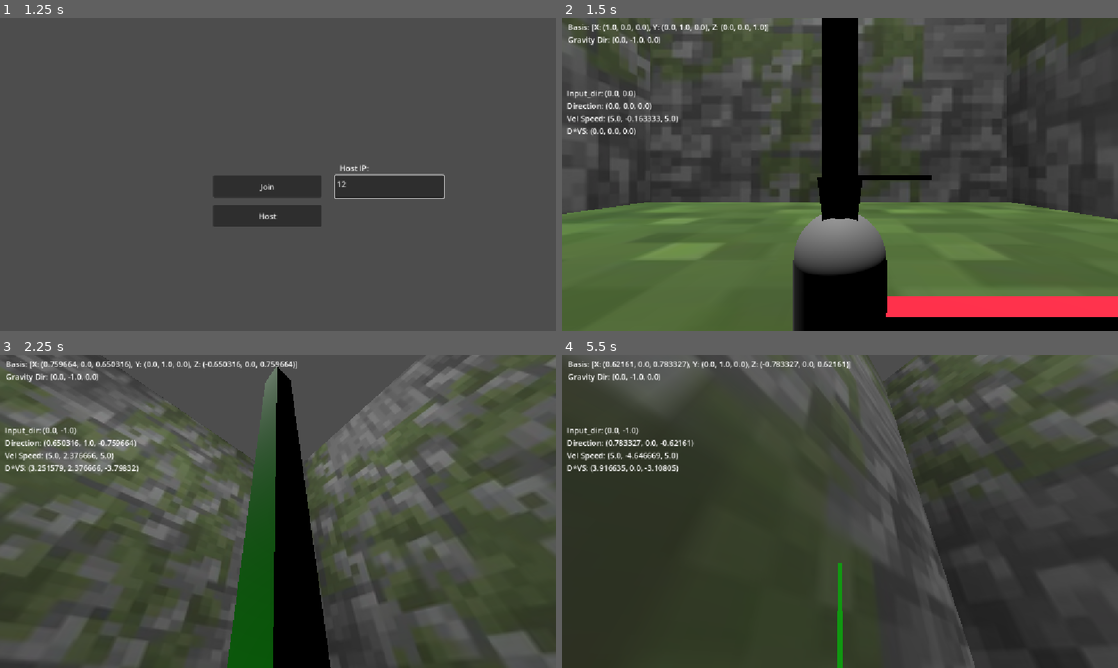
Above: before the commit, frames 1-4 (two rows, left to right).
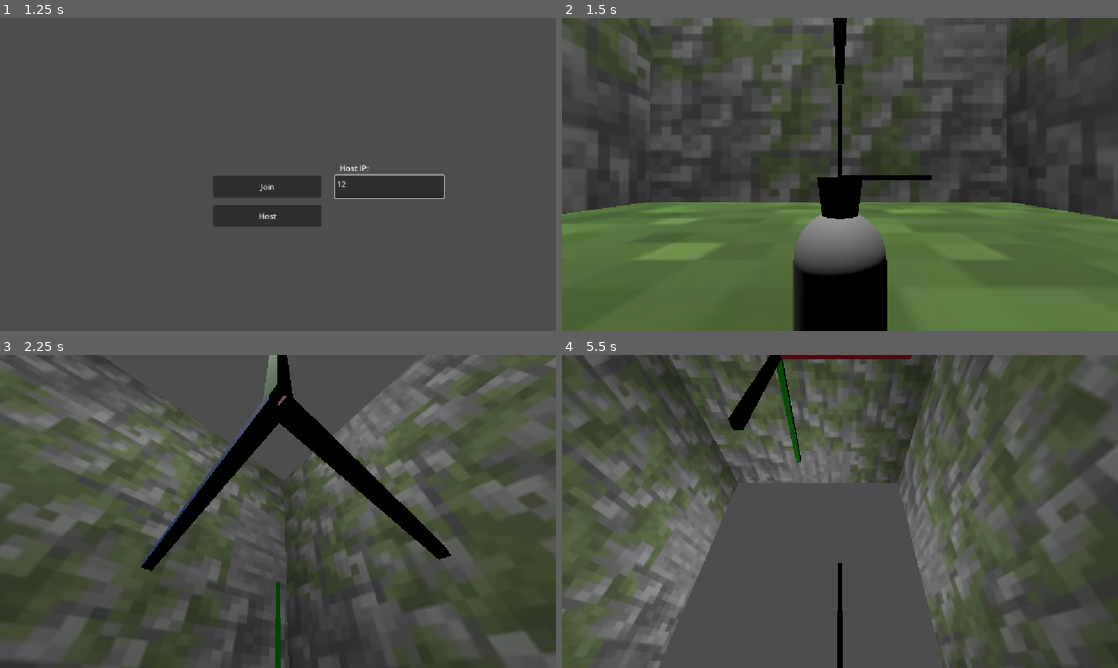
Above: after the commit, the same moments.

Repository: erlewa/bug-box
Game: Godot game, scene res://scenes/main_menu.tscn
Two runs of this game, one before a commit and one after it. Both use one fixed random seed, a clock stepped at 60 frames per second and the inputs below.
Inputs (mouse positions are in pixels of both pictures, inside the frame that each line leads up to):
- Up to frame 1 (1.25 s): click (389, 187) at 0.52 s; type "12" at 0.6 s
- Up to frame 2 (1.5 s): click "Host" at 1.25 s
- Up to frame 3 (2.25 s): tap Enter (ui_accept) at 2 s; move the mouse to (305, 511) at 2.02 s; hold W (up) from 2.03 s (still down)
- Up to frame 4 (5.5 s): keep holding W (up); tap Enter (ui_accept) at 2.27, 3.02, 4.52, 5.27 s; move the mouse to (812, 511) at 2.77 s; move the mouse to (851, 505) at 3.52 s; move the mouse to (834, 517) at 4.27 s; move the mouse to (878, 514) at 5.02 s

Frame 1 is identical in both runs. In frame 2, 8.5% of the frame differs, in the area x 0-100%, y 0-100%; in frame 3, 16%; in frame 4, 66%.

Commit message:
feat: jumping works on walls, occasional gravity bug sends player flying upwards

Diff:
--- a/bug-box/project.godot
+++ b/bug-box/project.godot
@@ -55,6 +55,11 @@
 "events": [Object(InputEventKey,"resource_local_to_scene":false,"resource_name":"","device":-1,"window_id":0,"alt_press …(195 unchanged characters)…
 ]
 }
+debug_mode={
+"deadzone": 0.2,
+"events": [Object(InputEventKey,"resource_local_to_scene":false,"resource_name":"","device":-1,"window_id":0,"alt_pressed":false,"shift_pressed":false,"ctrl_pressed":false,"meta_pressed":false,"pressed":false,"keycode":0,"physical_keycode":96,"key_label":0,"unicode":96,"location":0,"echo":false,"script":null)
+]
+}
 
 [physics]
 
--- a/bug-box/scenes/level_0.tscn
+++ b/bug-box/scenes/level_0.tscn
@@ -104,4 +104,4 @@
 script = ExtResource("1_7wnc2")
 
 [node name="AxisDebug" parent="." unique_id=1792255886 instance=ExtResource("4_uijja")]
-transform = Transform3D(7.16, 0, 0, 0, 7.16, 0, 0, 0, 7.16, 0, 0, 0)
+transform = Transform3D(7.16, 0, 0, 0, 7.16, 0, 0, 0, 7.16, 0, 5.987464, 0)
--- a/bug-box/scenes/player.tscn
+++ b/bug-box/scenes/player.tscn
@@ -57,6 +57,8 @@
 target_position = Vector3(0, 0, -1)
 
 [node name="Debug" type="Control" parent="." unique_id=159988412]
+unique_name_in_owner = true
+visible = false
 layout_mode = 3
 anchors_preset = 0
 offset_right = 40.0
--- a/bug-box/scripts/player.gd
+++ b/bug-box/scripts/player.gd
@@ -5,6 +5,7 @@
 @onready var ray_cast_3d: RayCast3D = %RayCast3D
 @onready var basis_label: Label = %BasisLabel
 @onready var physics_label: Label = %PhysicsLabel
+@onready var debug: Control = %Debug
 
 const SPEED = 5.0
 const JUMP_VELOCITY = 4.5
@@ -39,6 +40,9 @@
 		"Basis: " + str(global_transform.basis) +
 		"\nGravity Dir: " + str(gravity_dir)
 	)
+	if Input.is_action_just_pressed("debug_mode"):
+		debug.visible = !debug.visible
+
 
 func _physics_process(delta: float) -> void:
 	if !(local):
@@ -75,9 +79,9 @@
 	if !(ray_cast_3d.is_colliding()):
 		return
 
-	gravity_dir = ray_cast_3d.get_collision_normal().normalized()
+	gravity_dir = ray_cast_3d.get_collision_normal().normalized() * -1
 	velocity = Vector3(0.0, 0.0, 0.0)
-	vel_speed.y = 0
+	vel_speed = Vector3(SPEED, SPEED, SPEED)
 
 	var obj = ray_cast_3d.get_collider()
 	ray_cast_3d.enabled = false
@@ -93,6 +97,8 @@
 	)
 	tween.tween_callback(
 		func():
+			up_direction = global_transform.basis.y
+			apply_floor_snap()
 			await get_tree().create_timer(0.5).timeout
 			ray_cast_3d.enabled = true
 	)
@@ -107,24 +113,23 @@
 
 	_update_camera(delta)
 
-
-	var direction := (global_transform.basis * Vector3(input_dir.x, 0, input_dir.y)).normalized()
-
 	# Handle jump.
 	if jump and is_on_floor():
-		direction.y = 1.0
-		vel_speed.y = JUMP_VELOCITY
+		vel_speed = abs(global_transform.basis.x * SPEED) + global_transform.basis.y * JUMP_VELOCITY + abs(global_transform.basis.z * SPEED)
 
-	# Add gravity.
+	## Add gravity.
 	if not is_on_floor():
-		direction.y = 1.0
 		vel_speed += gravity_dir * gravity_mag * delta
+
+	var direction := (global_transform.basis * Vector3(input_dir.x, 0, input_dir.y)).normalized() + global_transform.basis.y
 
 	physics_label.text = (
 		"Input_dir: " + str(input_dir) +
 		"\nDirection: " + str(direction) +
 		"\nVel Speed: " + str(vel_speed) +
-		"\nD*VS: " + str(direction * vel_speed)
+		"\nD*VS (Velocity): " + str(direction * vel_speed) +
+		"\nOn Ground: " + str(is_on_floor()) +
+		"\nUp Direction: " + str(up_direction)
 	)
 
 	if direction:
@@ -133,9 +138,6 @@
 		velocity.x = move_toward(velocity.x, 0, SPEED)
 		velocity.z = move_toward(velocity.z, 0, SPEED)
 		velocity.y = move_toward(velocity.y, 0, SPEED)
-
-
-
 
 	move_and_slide()
 
